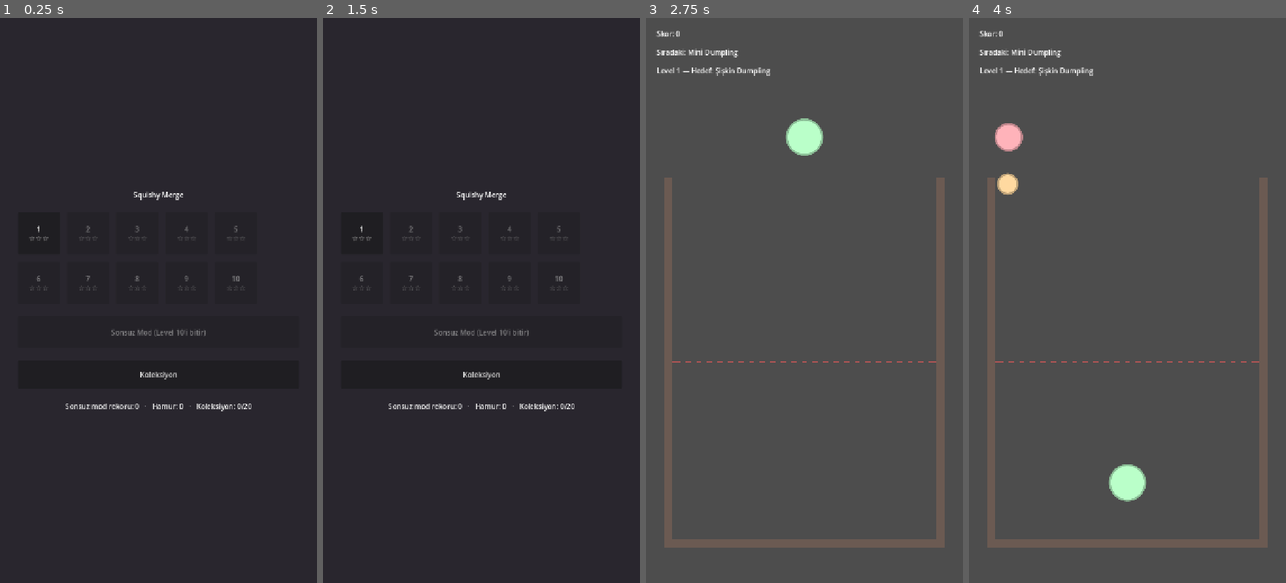
Above: before the commit, frames 1-4 (left to right).
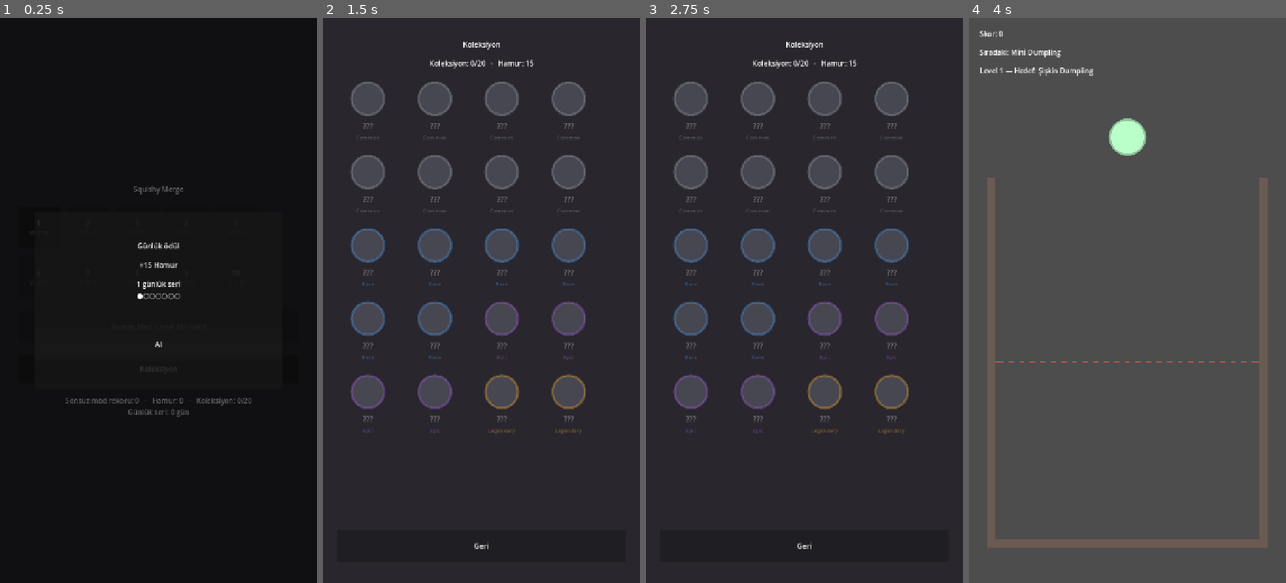
Above: after the commit, the same moments.

Repository: oguzhanbilgi/Squishy-Merge
Game: Godot game, scene res://scenes/main.tscn
Two runs of this game, one before a commit and one after it. Both use one fixed random seed, a clock stepped at 60 frames per second and the inputs below.
Inputs (mouse positions are in pixels of both pictures, inside the frame that each line leads up to):
- Up to frame 1 (0.25 s): no input
- Up to frame 2 (1.5 s): click "Koleksiyon" (after the commit: "Al") at 0.5 s; click "Geri" (after the commit: "Koleksiyon") at 1.25 s
- Up to frame 3 (2.75 s): click (684, 232) at 2 s, where only the run before the commit has a clickable "1 ☆☆☆"
- Up to frame 4 (4 s): click (1127, 543) at 2.75 s, where only the run after the commit has a clickable "Geri"; click (1007, 227) at 3.5 s, where only the run after the commit has a clickable "1 ☆☆☆"

The runs differ from the first frame. In frame 1, 76% of the frame differs, in the area x 0-100%, y 0-100%; in frame 2, 12%; in frame 3, 91%; in frame 4, 1.8%.

Commit message:
[M5] Hamur göstergesi ve günlük giriş/streak
- DailyReward: sabit 15 Hamur günlük ödül, ardışık gün sayacı. Ertesi gün
  seri ilerler, 2+ gün ara verilirse sıfırlanır (GAME_DESIGN §5.4)
- Cihaz saati geriye alınmışsa ödül verilmiyor ve kayıt bozulmuyor
- Seri kırıldığında oyuncuya sebebi söyleniyor, sessizce sıfırlanmıyor
- Popup açılışta günde bir kez; nokta göstergesi 7 güne kadar, üstü "+N"
- Level seçim ekranında Hamur ve günlük seri göstergeleri
- GAME_DESIGN §5.1'e L10 istisnası notu (owner kararı: kod değişikliği yok),
  §5.4'e ödül miktarının geçici olduğu notu

v1'de Hamur'un harcanacağı yer yok — shop/harcama ekranı bilinçli olarak
yapılmadı (PROJECT_CONTEXT non-goals, GAME_DESIGN §5.2).

Co-Authored-By: Claude Opus 5 <noreply@anthropic.com>

Diff:
--- /dev/null
+++ b/scenes/ui/daily_reward_popup.tscn
@@ -0,0 +1,50 @@
+[gd_scene load_steps=2 format=3]
+
+[ext_resource type="Script" path="res://scripts/ui/daily_reward_popup.gd" id="1_daily"]
+
+[node name="DailyRewardPopup" type="CanvasLayer"]
+layer = 12
+script = ExtResource("1_daily")
+
+[node name="Center" type="Control" parent="."]
+anchor_right = 1.0
+anchor_bottom = 1.0
+
+[node name="Dim" type="ColorRect" parent="Center"]
+anchor_right = 1.0
+anchor_bottom = 1.0
+color = Color(0, 0, 0, 0.6)
+
+[node name="Panel" type="PanelContainer" parent="Center"]
+anchor_left = 0.5
+anchor_top = 0.5
+anchor_right = 0.5
+anchor_bottom = 0.5
+offset_left = -280.0
+offset_top = -200.0
+offset_right = 280.0
+offset_bottom = 200.0
+
+[node name="VBox" type="VBoxContainer" parent="Center/Panel"]
+alignment = 1
+theme_override_constants/separation = 20
+
+[node name="Title" type="Label" parent="Center/Panel/VBox"]
+horizontal_alignment = 1
+text = "Günlük ödül"
+
+[node name="Reward" type="Label" parent="Center/Panel/VBox"]
+horizontal_alignment = 1
+text = "+0 Hamur"
+
+[node name="Streak" type="Label" parent="Center/Panel/VBox"]
+horizontal_alignment = 1
+text = "1 günlük seri"
+
+[node name="Note" type="Label" parent="Center/Panel/VBox"]
+horizontal_alignment = 1
+text = ""
+
+[node name="Close" type="Button" parent="Center/Panel/VBox"]
+custom_minimum_size = Vector2(0, 72)
+text = "Al"
--- a/scripts/autoload/save_manager.gd
+++ b/scripts/autoload/save_manager.gd
@@ -136,3 +136,19 @@
 	all_stars[str(level_number)] = stars
 	data["level_stars"] = all_stars
 	save_game()
+
+
+# --- Günlük giriş (M5) ---
+
+func daily_streak() -> int:
+	return int(data.get("daily_streak", 0))
+
+
+func last_login_date() -> String:
+	return String(data.get("last_login_date", ""))
+
+
+func record_daily_login(date: String, streak: int) -> void:
+	data["last_login_date"] = date
+	data["daily_streak"] = streak
+	save_game()
--- /dev/null
+++ b/scripts/game/daily_reward.gd
@@ -0,0 +1,53 @@
+class_name DailyReward
+extends RefCounted
+## Günlük giriş ödülü ve ardışık gün sayacı (GAME_DESIGN.md §5.4).
+## Sabit ödül, seri kırılınca sayaç sıfırlanır. v1'de Hamur'un harcanacağı
+## bir yer yok — bu sadece bir sayaç/gösterge, shop v1.1'de.
+
+## GEÇİCİ değer — §5.2'deki Hamur oranlarıyla aynı gerekçe: v1.1 shop
+## ekonomisi tasarlanınca gerçek bir değere göre revize edilecek.
+const DAILY_DOUGH: int = 15
+
+
+## Bugün ilk giriş ise ödülü verir ve seriyi ilerletir.
+## Döner: {claimed, streak, reward, streak_broken}
+static func claim_if_new_day() -> Dictionary:
+	var today: String = Time.get_date_string_from_system()
+	var last: String = SaveManager.last_login_date()
+
+	if last == today:
+		return _result(false, SaveManager.daily_streak(), 0, false)
+
+	var streak: int = 1
+	var broken: bool = false
+
+	if last != "":
+		var elapsed_days: int = days_between(last, today)
+		if elapsed_days == 1:
+			streak = SaveManager.daily_streak() + 1
+		elif elapsed_days > 1:
+			# Seri kırıldı (GAME_DESIGN.md §5.4), sayaç sıfırdan başlar.
+			broken = SaveManager.daily_streak() > 1
+		else:
+			# Cihaz saati geriye alınmış: ödül verme, kaydı da bozma.
+			return _result(false, SaveManager.daily_streak(), 0, false)
+
+	SaveManager.record_daily_login(today, streak)
+	SaveManager.add_dough(DAILY_DOUGH)
+	return _result(true, streak, DAILY_DOUGH, broken)
+
+
+## İki "YYYY-MM-DD" tarihi arasındaki gün farkı.
+static func days_between(from_date: String, to_date: String) -> int:
+	var from_unix: int = Time.get_unix_time_from_datetime_string(from_date + "T00:00:00")
+	var to_unix: int = Time.get_unix_time_from_datetime_string(to_date + "T00:00:00")
+	return int(roundf(float(to_unix - from_unix) / 86400.0))
+
+
+static func _result(claimed: bool, streak: int, reward: int, broken: bool) -> Dictionary:
+	return {
+		"claimed": claimed,
+		"streak": streak,
+		"reward": reward,
+		"streak_broken": broken,
+	}
--- a/scripts/main.gd
+++ b/scripts/main.gd
@@ -7,6 +7,7 @@
 const GAME_BOARD_SCENE: PackedScene = preload("res://scenes/game/game_board.tscn")
 const ROUND_RESULT_SCENE: PackedScene = preload("res://scenes/ui/round_result.tscn")
 const COLLECTION_SCENE: PackedScene = preload("res://scenes/ui/collection_album.tscn")
+const DAILY_POPUP_SCENE: PackedScene = preload("res://scenes/ui/daily_reward_popup.tscn")
 
 ## Round bitip sonuç ekranı açılmadan önceki kısa nefes payı — son merge'in
 ## efekti ekranda kalsın diye.
@@ -16,6 +17,7 @@
 var _board: Node2D
 var _result: CanvasLayer
 var _album: CanvasLayer
+var _daily: CanvasLayer
 var _current_level: LevelData
 
 
@@ -34,6 +36,23 @@
 	_album.closed.connect(_on_album_closed)
 	add_child(_album)
 	_album.visible = false
+
+	_daily = DAILY_POPUP_SCENE.instantiate()
+	_daily.closed.connect(_on_daily_closed)
+	add_child(_daily)
+
+	_check_daily_reward()
+
+
+## Günlük giriş ödülü (GAME_DESIGN.md §5.4). Günde bir kez, açılışta.
+func _check_daily_reward() -> void:
+	var result: Dictionary = DailyReward.claim_if_new_day()
+	if result["claimed"]:
+		_daily.show_reward(result)
+
+
+func _on_daily_closed() -> void:
+	_select.refresh()
 
 
 func _start_level(level: LevelData) -> void:
--- /dev/null
+++ b/scripts/ui/daily_reward_popup.gd
@@ -0,0 +1,42 @@
+extends CanvasLayer
+## Günlük giriş ödülü penceresi (GAME_DESIGN.md §5.4).
+## Sadece gösterge: ödül zaten SaveManager'a işlenmiş olarak buraya geliyor.
+
+signal closed
+
+const STREAK_DOT_FILLED: String = "●"
+const STREAK_DOT_EMPTY: String = "○"
+## Sayaçta gösterilen gün sayısı — seri bundan uzunsa "+N" olarak yazılır.
+const STREAK_DOTS: int = 7
+
+@onready var _title: Label = $Center/Panel/VBox/Title
+@onready var _reward: Label = $Center/Panel/VBox/Reward
+@onready var _streak: Label = $Center/Panel/VBox/Streak
+@onready var _note: Label = $Center/Panel/VBox/Note
+@onready var _close: Button = $Center/Panel/VBox/Close
+
+
+func _ready() -> void:
+	visible = false
+	_close.pressed.connect(func() -> void:
+		visible = false
+		closed.emit())
+
+
+func show_reward(result: Dictionary) -> void:
+	var streak: int = result["streak"]
+	_title.text = "Günlük ödül"
+	_reward.text = "+%d Hamur" % result["reward"]
+	_streak.text = "%d günlük seri\n%s" % [streak, _streak_dots(streak)]
+	# Seri kırıldıysa oyuncuya sebebini söyle, sessizce sıfırlama.
+	_note.text = "Serin kırılmıştı, sayaç sıfırlandı." if result["streak_broken"] else ""
+	visible = true
+
+
+func _streak_dots(streak: int) -> String:
+	var filled: int = mini(streak, STREAK_DOTS)
+	var dots: String = STREAK_DOT_FILLED.repeat(filled) \
+		+ STREAK_DOT_EMPTY.repeat(STREAK_DOTS - filled)
+	if streak > STREAK_DOTS:
+		dots += "  +%d" % (streak - STREAK_DOTS)
+	return dots
--- a/scripts/ui/level_select.gd
+++ b/scripts/ui/level_select.gd
@@ -40,9 +40,10 @@
 	var endless_unlocked: bool = SaveManager.is_endless_unlocked(_levels.size())
 	_endless_button.disabled = not endless_unlocked
 	_endless_button.text = "Sonsuz Mod" if endless_unlocked else "Sonsuz Mod (Level %d'i bitir)" % _levels.size()
-	_record_label.text = "Sonsuz mod rekoru: %d   ·   Hamur: %d   ·   Koleksiyon: %d/%d" % [
+	_record_label.text = "Sonsuz mod rekoru: %d   ·   Hamur: %d   ·   Koleksiyon: %d/%d\nGünlük seri: %d gün" % [
 		SaveManager.endless_high_score(), SaveManager.dough(),
-		SaveManager.owned_skins().size(), SkinLibrary.total_count()]
+		SaveManager.owned_skins().size(), SkinLibrary.total_count(),
+		SaveManager.daily_streak()]
 
 
 func _on_level_pressed(level: LevelData) -> void:
Not shown, added: scripts/game/daily_reward.gd.uid
Not shown, added: scripts/ui/daily_reward_popup.gd.uid
Not shown, changed: DEVLOG.md
Not shown, changed: GAME_DESIGN.md
